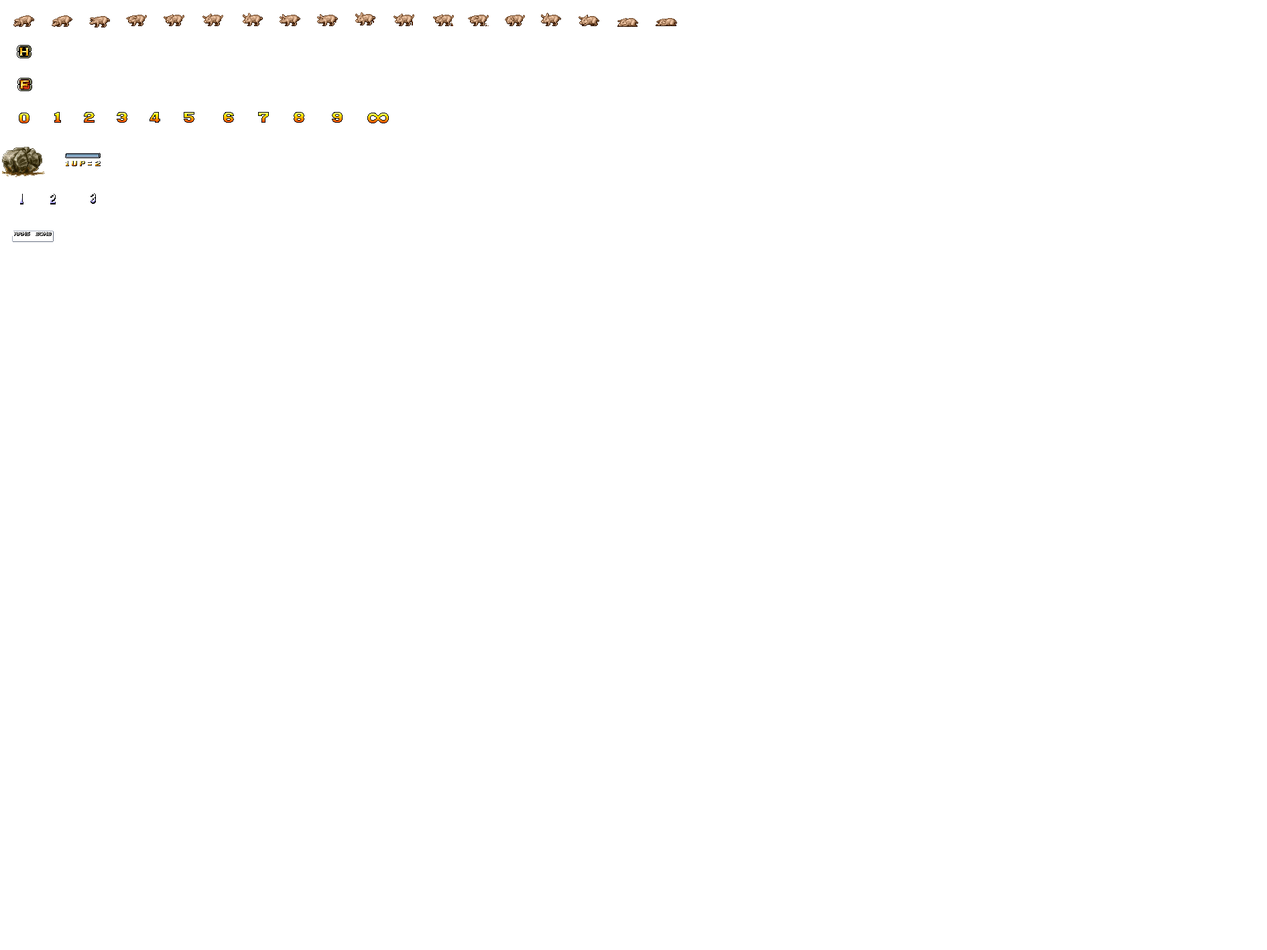
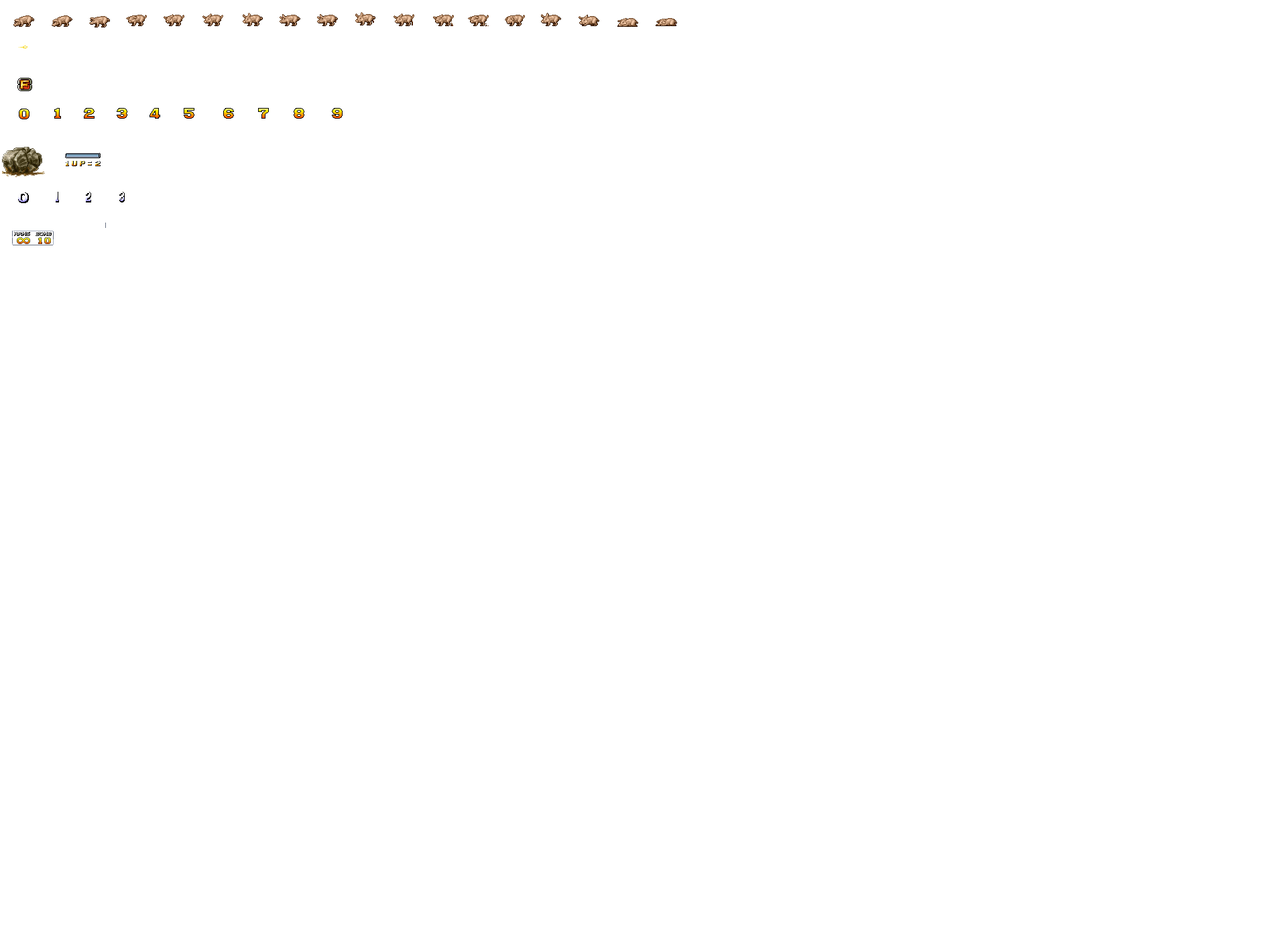
Before/after of a 1267x950 layered artwork. What changed in the layer stack:
added layer "Capa 16" above "Capa 15" over [38, 237, 51, 244]
added layer "Capa 15" above "Capa 13" over [18, 192, 29, 204]
painted on "Capa 13" over [20, 191, 125, 205]
painted on "Capa 12" over [12, 239, 54, 246]
painted on "Capa 3" over [16, 107, 389, 244]
added layer "Capa 14" above "Capa 2" over [18, 45, 28, 49]
painted on "Capa 2" over [16, 44, 32, 59]
